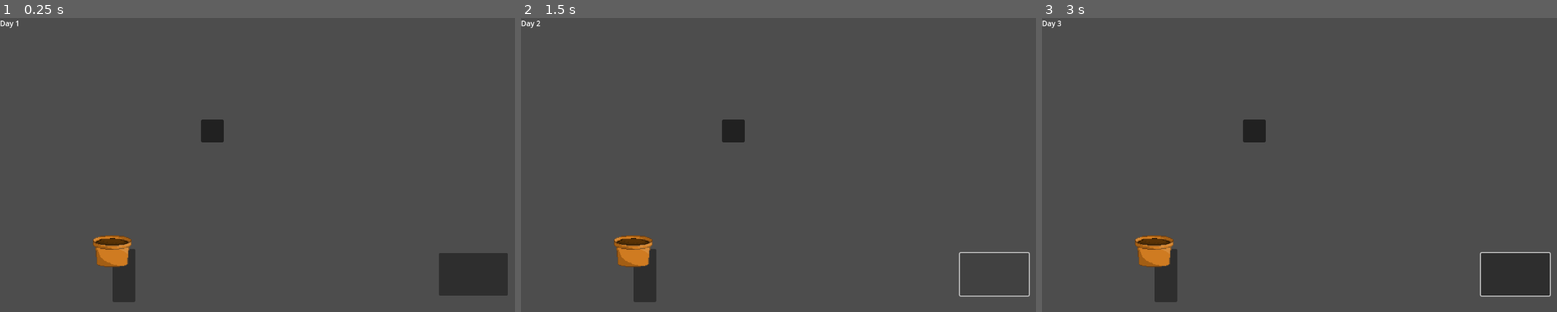
Above: before the commit, frames 1-3 (left to right).
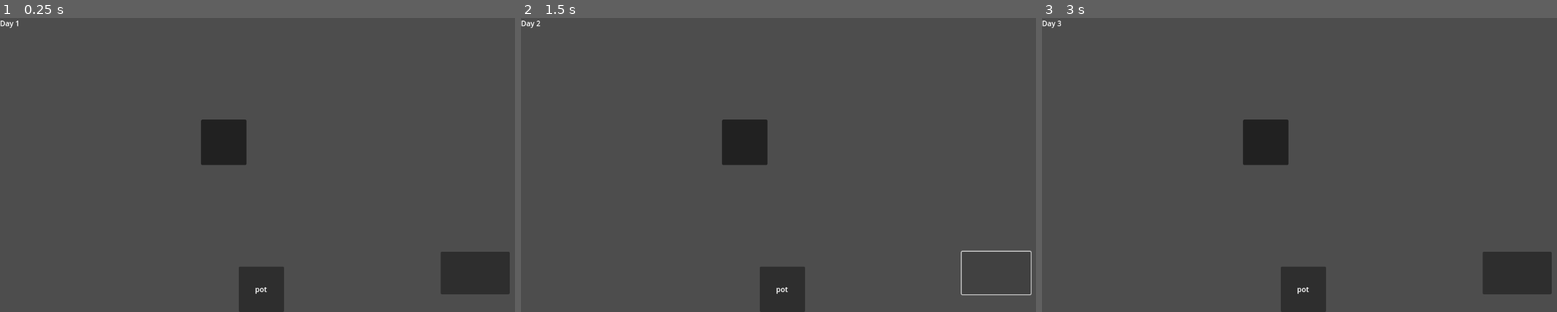
Above: after the commit, the same moments.

Repository: phunnnnnn/NSC
Game: Godot game, scene res://scene/mainGameScene.tscn
Two runs of this game, one before a commit and one after it. Both use one fixed random seed, a clock stepped at 60 frames per second and the inputs below.
Inputs (mouse positions are in pixels of both pictures, inside the frame that each line leads up to):
- Up to frame 1 (0.25 s): no input
- Up to frame 2 (1.5 s): click (783, 288) at 0.52 s; click (994, 273) at 1.25 s
- Up to frame 3 (3 s): click (1515, 273) at 2 s; click (1304, 288) at 2.77 s

The runs differ from the first frame. In frame 1, 3.8% of the frame differs, in the area x 18-99%, y 34-100%; in frame 2, 4.0%, in the area x 18-100%, y 34-100%; in frame 3, 3.9%.

Commit message:
pickuppot

Diff:
--- a/scene/mainGameScene.tscn
+++ b/scene/mainGameScene.tscn
@@ -2,7 +2,7 @@
 
 [ext_resource type="Script" uid="uid://hjklothg6ojw" path="res://script/mainGameScript.gd" id="1_xr5k3"]
 [ext_resource type="Script" uid="uid://cwn7gpejo5f1l" path="res://script/gardenSlotScript.gd" id="2_wyltx"]
-[ext_resource type="Texture2D" uid="uid://c0uemnur12u66" path="res://texture/pot.png" id="2_xr5k3"]
+[ext_resource type="Script" uid="uid://dtugtfjluvoid" path="res://script/podItemScript.gd" id="3_wyltx"]
 
 [node name="Control" type="Control"]
 layout_mode = 3
@@ -31,48 +31,72 @@
 columns = 5
 
 [node name="gardenSlot" type="Panel" parent="gardenGrid"]
-custom_minimum_size = Vector2(50, 50)
+custom_minimum_size = Vector2(100, 100)
 layout_mode = 2
 script = ExtResource("2_wyltx")
 
-[node name="Label" type="Label" parent="gardenGrid/gardenSlot"]
+[node name="text" type="Label" parent="gardenGrid/gardenSlot"]
 visible = false
+custom_minimum_size = Vector2(100, 100)
 layout_mode = 1
 anchors_preset = 15
 anchor_right = 1.0
 anchor_bottom = 1.0
 offset_right = 14.0
+grow_horizontal = 2
+grow_vertical = 2
 text = "touched"
+horizontal_alignment = 1
+vertical_alignment = 1
 
 [node name="itemBar" type="HBoxContainer" parent="."]
-layout_mode = 0
-offset_left = 248.0
-offset_top = 509.0
-offset_right = 898.0
-offset_bottom = 626.0
+custom_minimum_size = Vector2(50, 50)
+layout_mode = 1
+anchors_preset = -1
+anchor_left = 0.5
+anchor_top = 1.0
+anchor_right = 0.5
+anchor_bottom = 1.0
+offset_left = -325.0
+offset_top = -100.0
+offset_right = 325.0
+grow_horizontal = 2
+grow_vertical = 0
+alignment = 1
 
 [node name="pot" type="Panel" parent="itemBar"]
-custom_minimum_size = Vector2(50, 50)
+custom_minimum_size = Vector2(100, 100)
 layout_mode = 2
+script = ExtResource("3_wyltx")
 
-[node name="TextureRect" type="TextureRect" parent="itemBar/pot"]
+[node name="button" type="TextureButton" parent="itemBar/pot"]
+custom_minimum_size = Vector2(100, 100)
 layout_mode = 0
 offset_right = 40.0
 offset_bottom = 40.0
 
-[node name="Pot" type="Sprite2D" parent="itemBar/pot/TextureRect"]
-scale = Vector2(0.1, 0.1)
-texture = ExtResource("2_xr5k3")
+[node name="text" type="Label" parent="itemBar/pot"]
+custom_minimum_size = Vector2(100, 100)
+layout_mode = 0
+offset_right = 40.0
+offset_bottom = 23.0
+text = "pot"
+horizontal_alignment = 1
+vertical_alignment = 1
 
 [node name="nextDayButton" type="Button" parent="."]
 layout_mode = 0
-offset_left = 967.0
-offset_top = 518.0
-offset_right = 1119.0
-offset_bottom = 612.0
+offset_left = 971.0
+offset_top = 515.0
+offset_right = 1123.0
+offset_bottom = 609.0
 
 [node name="calendar" type="Label" parent="."]
 layout_mode = 0
 offset_right = 173.0
 offset_bottom = 82.0
 text = "Day 0"
+
+[connection signal="pickUppot" from="itemBar/pot" to="." method="_on_pot_pick_uppot"]
+[connection signal="pickUppot" from="itemBar/pot" to="gardenGrid/gardenSlot" method="_on_pot_pick_uppot"]
+[connection signal="pressed" from="itemBar/pot/button" to="itemBar/pot" method="_on_button_pressed"]
--- a/script/gardenSlotScript.gd
+++ b/script/gardenSlotScript.gd
@@ -1,7 +1,7 @@
 extends Panel
 
 @onready var gardenslot = $"."
-@onready var text = $Label
+@onready var text = $text
 
 # กำหนดสีปกติ และสีเมื่อ hover
 var normal_color = Color("2c2c2c")     # เทาเข้ม
--- a/script/mainGameScript.gd
+++ b/script/mainGameScript.gd
@@ -3,6 +3,8 @@
 @onready var garden_Grid = $gardenGrid
 @onready var day_Lable = $calendar
 @onready var next_Day_Button = $nextDayButton
+
+
 
 var current_day = 1
 
@@ -20,5 +22,10 @@
 
 
 
-func _getpot () :
-	pass
+func getpot () :
+	print("GET IT")
+
+
+func _on_pot_pick_uppot() -> void:
+	getpot()
+	print("j")
--- /dev/null
+++ b/script/podItemScript.gd
@@ -0,0 +1,33 @@
+extends Panel
+
+@onready var potIcon = $"."
+@onready var text = $text
+@onready var button = $button
+
+signal pickUppot
+
+func _ready():
+	text.visible = true
+	text.text = "pot"
+	mouse_filter = Control.MOUSE_FILTER_PASS  # ให้จับเมาส์ได้
+	#button.pressed.connnect(press)
+
+func _on_mouse_entered():
+	text.text = "POT"
+	pass
+
+func _on_mouse_exited():
+	text.text = "pot"
+	pass
+
+func press():
+	print("yes")
+	emit_signal("pickUppot")
+
+func _enter_tree():
+	connect("mouse_entered", Callable(self, "_on_mouse_entered"))
+	connect("mouse_exited", Callable(self, "_on_mouse_exited"))
+
+
+func _on_button_pressed() -> void:
+	press()
Not shown, added: script/podItemScript.gd.uid
